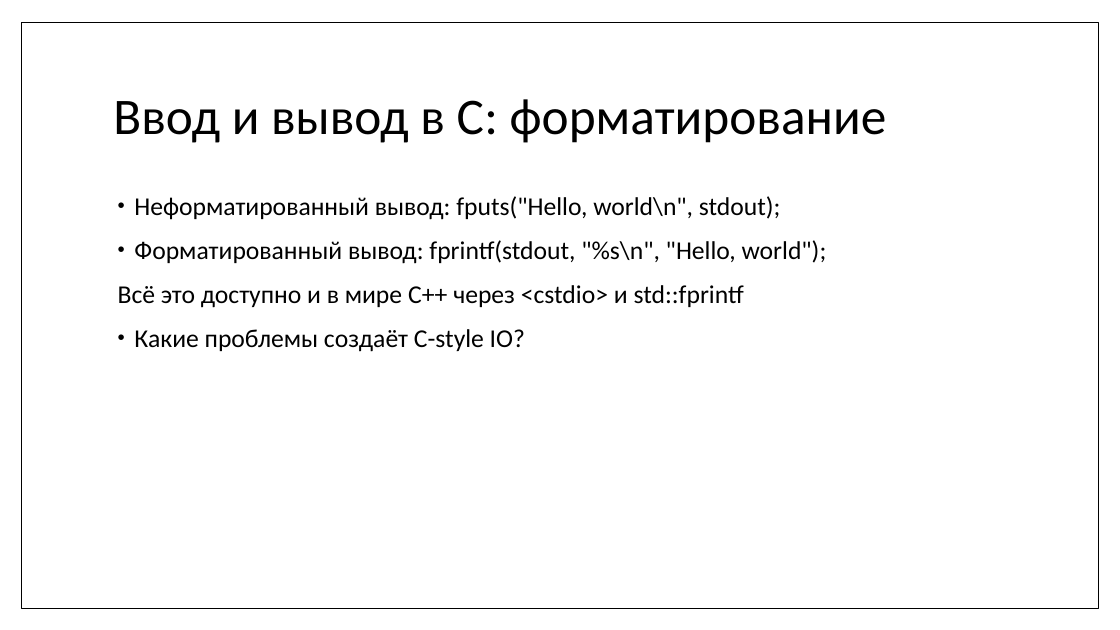
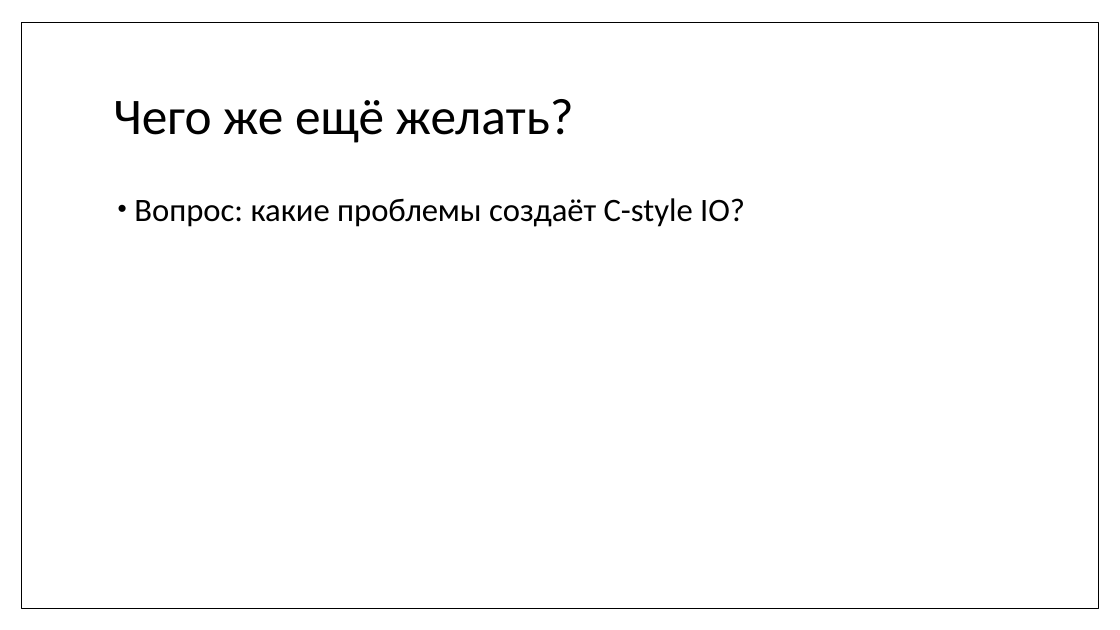
Before and after one commit to MIPT-ILab/cpp-lects-rus, a slide deck: slide 8 of slides/lec2-5-iostreams-locales.pptx (slide 7 before the commit). Drawn at 1120x630 pixels with LibreOffice and Linux fonts; fonts in the diff are those of the drawing. Boxes give left, top, right and bottom in pixels: in the first picture for what was removed or moved away, otherwise in the second. Text is boxed around its words. In the diff, an @@ line names an element or a change of style, - is before the commit and + after.

```diff
--- a/slides/lec2-5-iostreams-locales.pptx
+++ b/slides/lec2-5-iostreams-locales.pptx
@@ title at box(113, 99, 574, 143): text changed @@
-Ввод и вывод в С: форматирование
+Чего же ещё желать?
@@ text at box(134, 198, 745, 227): text changed; size 22 to 28 pt @@
-• Неформатированный вывод: fputs("Hello, world\n", stdout);
-• Форматированный вывод: fprintf(stdout, "%s\n", "Hello, world");
-Всё это доступно и в мире C++ через <cstdio> и std::fprintf
-• Какие проблемы создаёт C-style IO?
+• Вопрос: какие проблемы создаёт C-style IO?
```
Also in this commit, not shown: 15 other slides changed, 44 slides added, 1 slide removed, 1 other file.
